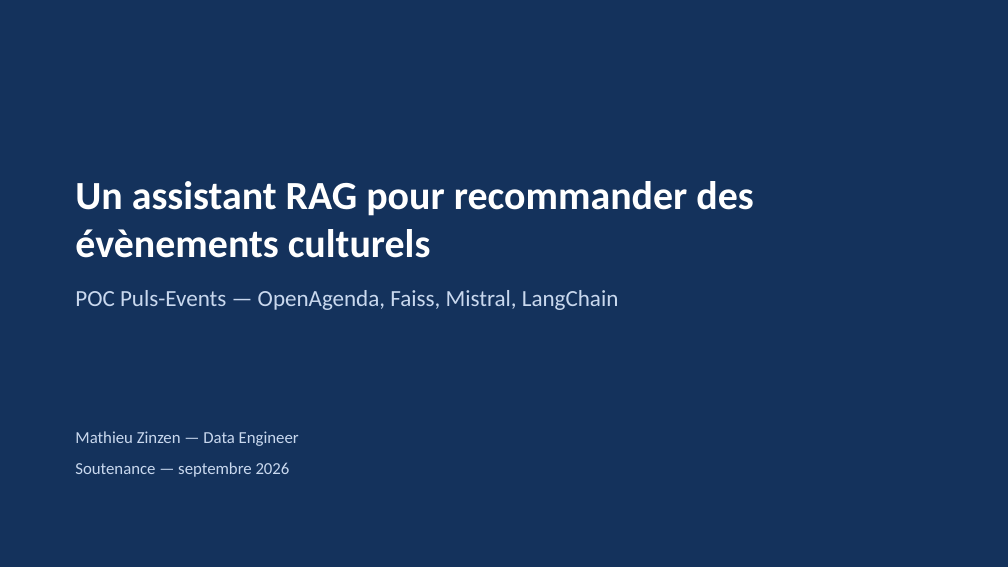
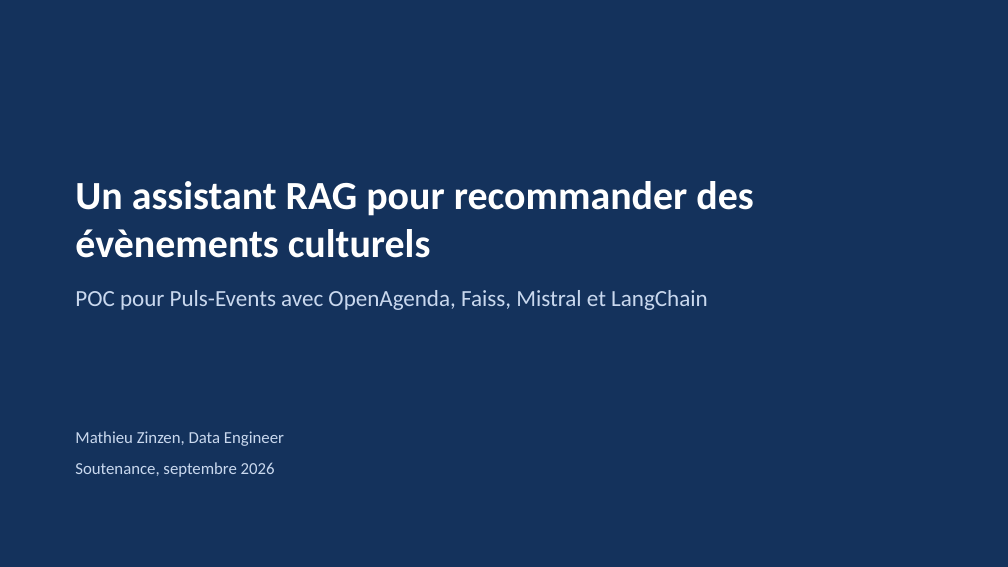
Before and after one commit to Matz-ai/concevoir-et-deployer-un-systeme-rag, a slide deck: slide 1 of livrables/presentation.pptx. Drawn at 1008x567 pixels with LibreOffice and Linux fonts; fonts in the diff are those of the drawing. Boxes give left, top, right and bottom in pixels: in the first picture for what was removed or moved away, otherwise in the second. Text is boxed around its words. In the diff, an @@ line names an element or a change of style, - is before the commit and + after.

```diff
--- a/livrables/presentation.pptx
+++ b/livrables/presentation.pptx
@@ text at <box>75,290,708,310</box>: text changed @@
-POC Puls-Events — OpenAgenda, Faiss, Mistral, LangChain
+POC pour Puls-Events avec OpenAgenda, Faiss, Mistral et LangChain
@@ text at <box>75,431,284,477</box>: text changed @@
-Mathieu Zinzen — Data Engineer
-Soutenance — septembre 2026
+Mathieu Zinzen, Data Engineer
+Soutenance, septembre 2026
```
Also in this commit, not shown: 11 other slides changed, 1 other file.
